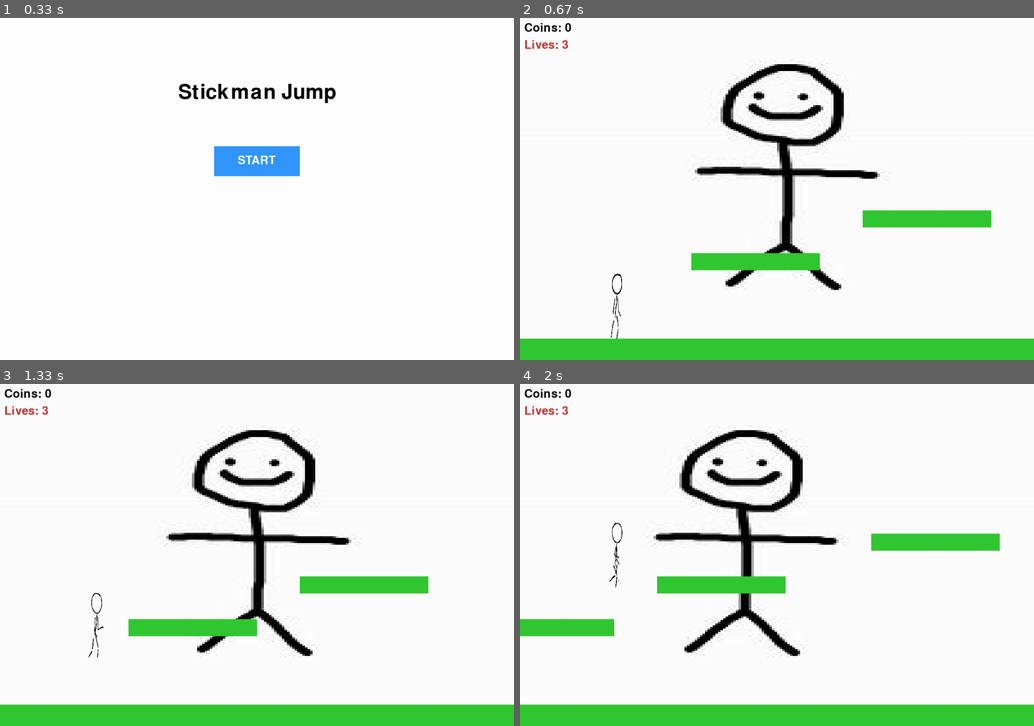
Above: before the commit, frames 1-4 (two rows, left to right).
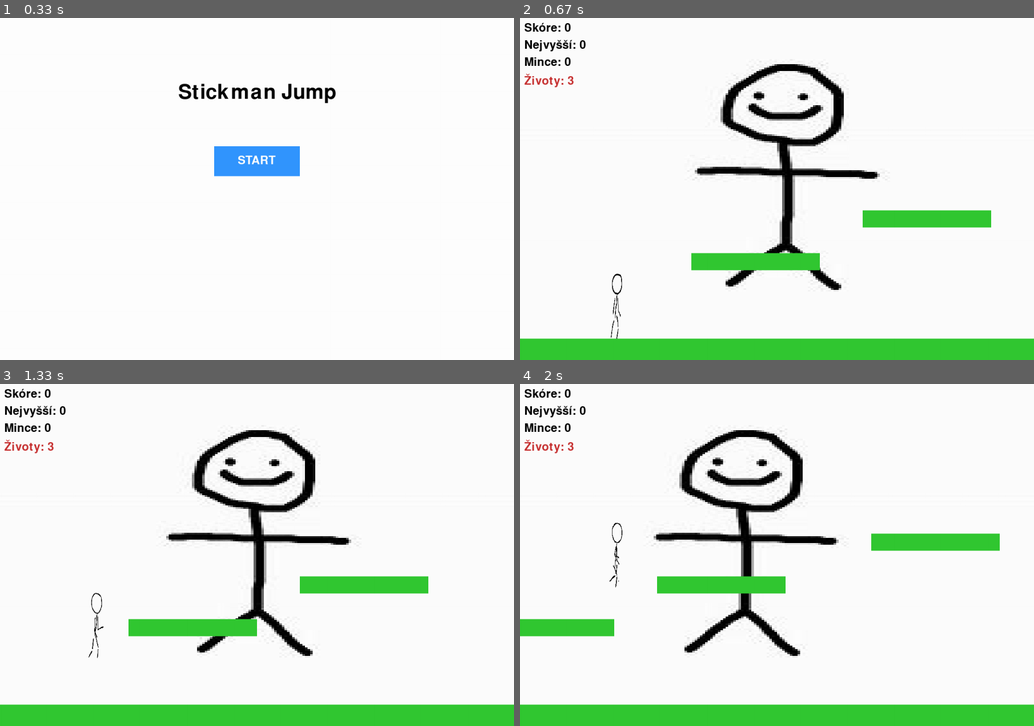
Above: after the commit, the same moments.

Repository: Turtel486/ProjektPythonDoSkoly
Game: pygame game, started from programovani skola/pygame 2.py
The game is run twice, just before and just after one commit, with the same random seed, the same clock (stepped at 60 frames per second) and the same inputs.
Inputs:
- Up to frame 1 (0.33 s): no input
- Up to frame 2 (0.67 s): click "START" at 0.38 s
- Up to frame 3 (1.33 s): hold A 0.67-1.13 s; hold Right 0.67-1.13 s; hold Right from 1.17 s (still down); tap Space at 1.23 s
- Up to frame 4 (2 s): tap Space at 1.53, 1.73 s; release Right at 1.63 s; hold Right from 1.67 s (still down)

Frame 1 is identical in both runs. In frame 2, 0.6% of the frame differs, in the area x 0-13%, y 1-21%; in frame 3, 0.6%; in frame 4, 0.6%.

Commit message:
Implement error handling for assets loading
Added error handling for background and run frames loading.

Diff:
--- a/programovani skola/pygame 2.py
+++ b/programovani skola/pygame 2.py
@@ -16,8 +16,12 @@
 small_font = pygame.font.SysFont(None, 40)
 
 # Pozadí
-background = pygame.image.load("stickman1.jpg").convert()
-background = pygame.transform.scale(background, (WIDTH, HEIGHT))
+try:
+    background = pygame.image.load("stickman1.jpg").convert()
+    background = pygame.transform.scale(background, (WIDTH, HEIGHT))
+except FileNotFoundError:
+    background = pygame.Surface((WIDTH, HEIGHT))
+    background.fill((135, 206, 235)) # Světle modrá obloha jako záloha
 
 bg_x = 0
 bg_scroll_speed = 2
@@ -34,14 +38,25 @@
 # ANIMACE BĚHU
 # =========================
 run_frames = []
-for i in range(1, 7):
-    img = pygame.image.load(f"run{i}.png").convert_alpha()
-    img = pygame.transform.scale(img, (600, 600))
-    run_frames.append(img)
+try:
+    for i in range(1, 7):
+        img = pygame.image.load(f"run{i}.png").convert_alpha()
+        img = pygame.transform.scale(img, (600, 600))
+        run_frames.append(img)
+except FileNotFoundError:
+    for i in range(1, 7):
+        surf = pygame.Surface((600, 600), pygame.SRCALPHA)
+        pygame.draw.rect(surf, BLUE, (250, 400, 100, 200))
+        run_frames.append(surf)
 
 frame_index = 0
 animation_speed = 0.2
 facing_right = True
+
+# =========================
+# Globální proměnné
+# =========================
+high_score = 0
 
 # =========================
 # Reset hry
@@ -52,20 +67,21 @@
     player = pygame.Rect(200, HEIGHT - hitbox_height - 50, hitbox_width, hitbox_height)
 
     platforms = [
-        pygame.Rect(0, HEIGHT - 50, WIDTH, 50),        # stálá podlaha
-        pygame.Rect(400, HEIGHT - 250, 300, 40),
-        pygame.Rect(800, HEIGHT - 350, 300, 40),
-        pygame.Rect(1300, HEIGHT - 450, 300, 40),
+        {"rect": pygame.Rect(0, HEIGHT - 50, WIDTH, 50), "scored": True},
+        {"rect": pygame.Rect(400, HEIGHT - 250, 300, 40), "scored": False},
+        {"rect": pygame.Rect(800, HEIGHT - 350, 300, 40), "scored": False},
+        {"rect": pygame.Rect(1300, HEIGHT - 450, 300, 40), "scored": False},
     ]
 
     coins = []
-    enemies = []  # nepřátelé
-    score = 0
-    lives = 3   # začínáme s 3 životy
-
-    return player, platforms, coins, enemies, score, lives
-
-player, platforms, coins, enemies, score, lives = reset_game()
+    enemies = []
+    score = 0             # Skóre za platformy
+    coins_collected = 0   # Samostatné počítadlo mincí
+    lives = 3
+
+    return player, platforms, coins, enemies, score, coins_collected, lives
+
+player, platforms, coins, enemies, score, coins_collected, lives = reset_game()
 
 # Fyzika
 player_vel_y = 0
@@ -97,7 +113,7 @@
 def draw_game():
     draw_background()
     for platform in platforms:
-        pygame.draw.rect(screen, GREEN, platform)
+        pygame.draw.rect(screen, GREEN, platform["rect"])
     for coin in coins:
         pygame.draw.ellipse(screen, YELLOW, coin)
     for enemy in enemies:
@@ -111,30 +127,43 @@
     sprite_y = player.y - (600 - player.height)
     screen.blit(current_frame, (sprite_x, sprite_y))
 
-    # Score + životy
-    score_text = small_font.render(f"Coins: {score}", True, BLACK)
-    lives_text = small_font.render(f"Lives: {lives}", True, RED)
+    # Texty v levém horním rohu
+    score_text = small_font.render(f"Skóre: {score}", True, BLACK)
+    high_score_text = small_font.render(f"Nejvyšší: {high_score}", True, BLACK)
+    coins_text = small_font.render(f"Mince: {coins_collected}", True, BLACK)
+    lives_text = small_font.render(f"Životy: {lives}", True, RED)
+
     screen.blit(score_text, (10, 10))
-    screen.blit(lives_text, (10, 50))
+    screen.blit(high_score_text, (10, 50))
+    screen.blit(coins_text, (10, 90))
+    screen.blit(lives_text, (10, 130))
 
 def draw_game_over():
     screen.fill((30, 30, 30))
     text = font.render("GAME OVER", True, (255, 50, 50))
-    screen.blit(text, (WIDTH//2 - text.get_width()//2, 200))
-    score_text = small_font.render(f"Coins: {score}", True, WHITE)
-    screen.blit(score_text, (WIDTH//2 - score_text.get_width()//2, 300))
+    screen.blit(text, (WIDTH//2 - text.get_width()//2, 150))
+
+    score_text = small_font.render(f"Skóre (platformy): {score}", True, WHITE)
+    screen.blit(score_text, (WIDTH//2 - score_text.get_width()//2, 250))
+
+    best_score_text = font.render(f"Nejvyšší skóre: {high_score}", True, YELLOW)
+    screen.blit(best_score_text, (WIDTH//2 - best_score_text.get_width()//2, 300))
+
+    coins_text = small_font.render(f"Nasbírané mince: {coins_collected}", True, WHITE)
+    screen.blit(coins_text, (WIDTH//2 - coins_text.get_width()//2, 380))
+
     restart_text = small_font.render("Klikni pro restart", True, WHITE)
-    screen.blit(restart_text, (WIDTH//2 - restart_text.get_width()//2, 350))
-
-def spawn_enemy(platform):
+    screen.blit(restart_text, (WIDTH//2 - restart_text.get_width()//2, 480))
+
+def spawn_enemy(platform_rect):
     enemy_width = 50
     enemy_height = 50
-    enemy_x = random.randint(platform.x, platform.x + platform.width - enemy_width)
-    enemy_y = platform.y - enemy_height
+    enemy_x = random.randint(platform_rect.x, platform_rect.x + platform_rect.width - enemy_width)
+    enemy_y = platform_rect.y - enemy_height
     speed = random.choice([-2, 2])
     return {"rect": pygame.Rect(enemy_x, enemy_y, enemy_width, enemy_height),
             "speed": speed,
-            "platform": platform}
+            "platform": platform_rect}
 
 # =========================
 # Hlavní smyčka
@@ -150,11 +179,11 @@
             if event.type == pygame.MOUSEBUTTONDOWN:
                 if start_button.collidepoint(event.pos):
                     game_state = "game"
-                    player, platforms, coins, enemies, score, lives = reset_game()
+                    player, platforms, coins, enemies, score, coins_collected, lives = reset_game()
 
         elif game_state == "game_over":
             if event.type == pygame.MOUSEBUTTONDOWN:
-                player, platforms, coins, enemies, score, lives = reset_game()
+                player, platforms, coins, enemies, score, coins_collected, lives = reset_game()
                 game_state = "game"
 
     if game_state == "menu":
@@ -169,7 +198,7 @@
             moving = True
             facing_right = True
             for platform in platforms[1:]:
-                platform.x -= scroll_speed
+                platform["rect"].x -= scroll_speed
             for coin in coins:
                 coin.x -= scroll_speed
             for enemy in enemies:
@@ -180,7 +209,7 @@
             moving = True
             facing_right = False
             for platform in platforms[1:]:
-                platform.x += scroll_speed
+                platform["rect"].x += scroll_speed
             for coin in coins:
                 coin.x += scroll_speed
             for enemy in enemies:
@@ -204,23 +233,32 @@
         # Kolize s platformami
         on_ground = False
         for platform in platforms:
-            if player.colliderect(platform) and player_vel_y > 0:
-                player.bottom = platform.top
+            if player.colliderect(platform["rect"]) and player_vel_y > 0:
+                player.bottom = platform["rect"].top
                 player_vel_y = 0
                 on_ground = True
 
-        # Kolize s nepřáteli → ztráta života
+                # Zisk bodu za novou platformu
+                if not platform["scored"]:
+                    platform["scored"] = True
+                    score += 1
+
+        # Kolize s nepřáteli
         for enemy in enemies[:]:
             if player.colliderect(enemy["rect"]):
                 lives -= 1
-                player.y = enemy["rect"].top - player.height  # hráč se odrazí nahoru
+                player.y = enemy["rect"].top - player.height
                 if lives <= 0:
+                    if score > high_score:
+                        high_score = score
                     game_state = "game_over"
 
-        # Padání mimo obrazovku
+        # Pád mimo obrazovku
         if player.top > HEIGHT:
             lives -= 1
             if lives <= 0:
+                if score > high_score:
+                    high_score = score
                 game_state = "game_over"
             else:
                 player.y = HEIGHT - player.height - 50
@@ -230,28 +268,30 @@
         for coin in coins[:]:
             if player.colliderect(coin):
                 coins.remove(coin)
-                score += 1
-
-        # Mazání starých platforem a nepřátel
+                coins_collected += 1  # Přičte se pouze do samostatného počítadla mincí
+
+        # Mazání objektů mimo obrazovku
         for platform in platforms[1:]:
-            if platform.right < -200:
+            if platform["rect"].right < -200:
                 platforms.remove(platform)
         for enemy in enemies[:]:
             if enemy["rect"].right < -200 or enemy["rect"].left > WIDTH + 200:
                 enemies.remove(enemy)
 
-        # Generování platforem, mincí a nepřátel
-        if platforms[-1].right < WIDTH - 200:
+        # Generování nového obsahu
+        if platforms[-1]["rect"].right < WIDTH - 200:
             new_width = random.randint(200, 400)
-            new_x = platforms[-1].right + random.randint(200, 400)
+            new_x = platforms[-1]["rect"].right + random.randint(200, 400)
             new_y = random.randint(400, HEIGHT - 200)
-            new_platform = pygame.Rect(new_x, new_y, new_width, 40)
-            platforms.append(new_platform)
+
+            new_platform_rect = pygame.Rect(new_x, new_y, new_width, 40)
+            platforms.append({"rect": new_platform_rect, "scored": False})
+
             if random.random() < 0.4:
                 coin = pygame.Rect(new_x + new_width//2 - 20, new_y - 50, 40, 40)
                 coins.append(coin)
             if random.random() < 0.5:
-                enemies.append(spawn_enemy(new_platform))
+                enemies.append(spawn_enemy(new_platform_rect))
 
         # Pohyb nepřátel
         for enemy in enemies:
@@ -275,4 +315,3 @@
     pygame.display.flip()
 
 pygame.quit()
-sys.exit()
